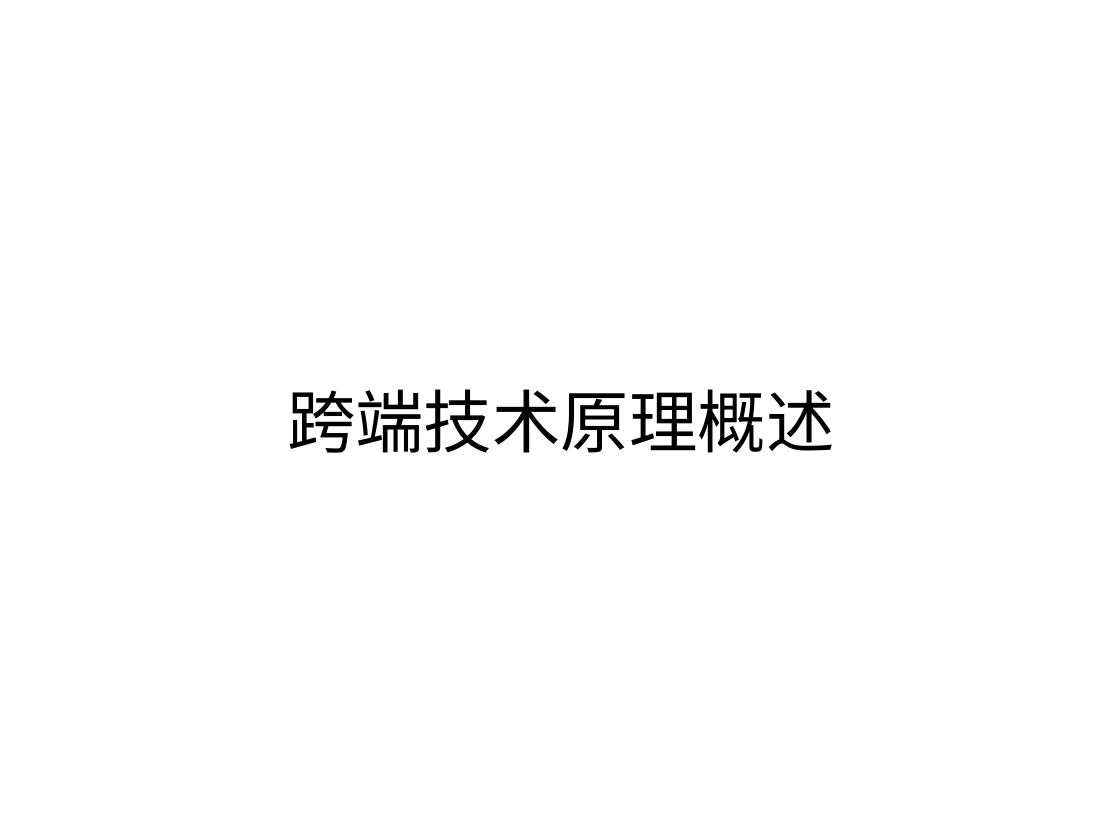
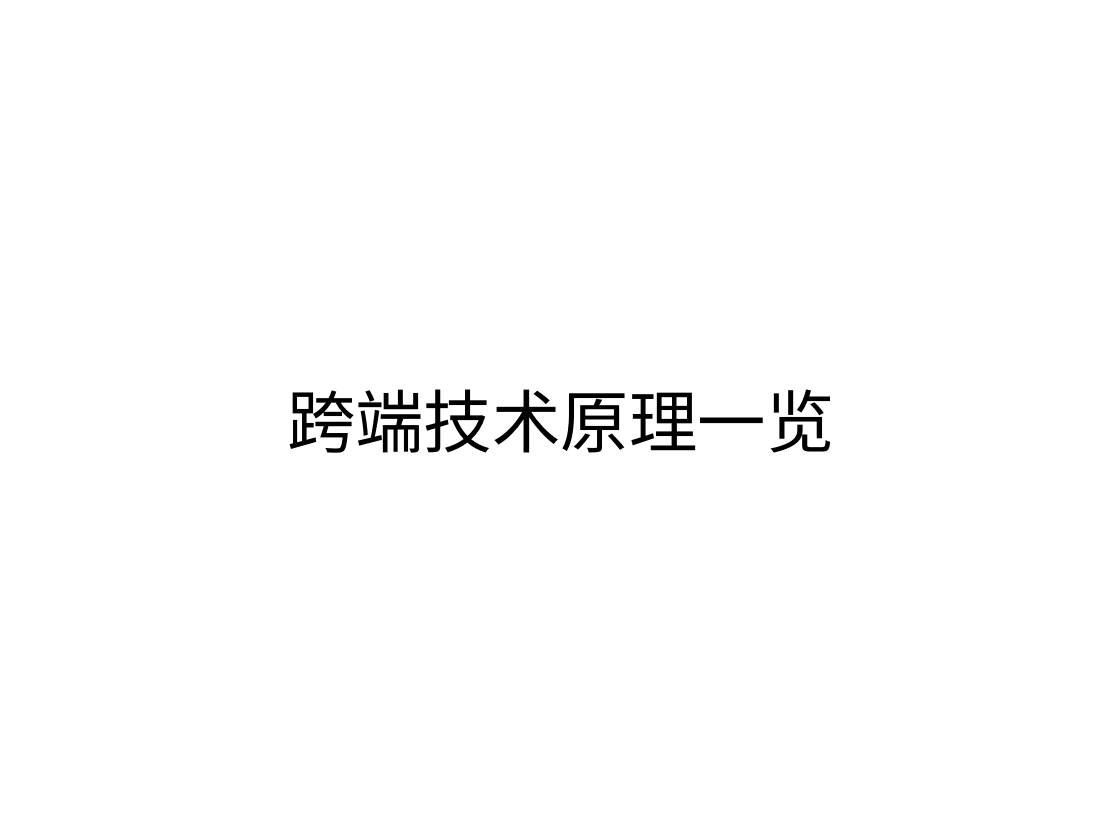
Before and after one commit to Newbit13/demo, a slide deck: slide 2 of flutter_demo/分享/跨端技术flutter分享.ppt. Drawn at 1120x840 pixels with LibreOffice and Linux fonts; fonts in the diff are those of the drawing. Boxes give left, top, right and bottom in pixels: in the first picture for what was removed or moved away, otherwise in the second. Text is boxed around its words. In the diff, an @@ line names an element or a change of style, - is before the commit and + after.

```diff
--- a/flutter_demo/分享/跨端技术flutter分享.ppt
+++ b/flutter_demo/分享/跨端技术flutter分享.ppt
@@ title at <box>287,389,834,453</box>: text changed @@
-跨端技术原理概述
+跨端技术原理一览
```
Also in this commit, not shown: 3 other slides changed, 7 slides added, 2 slides removed, 11 other files.
